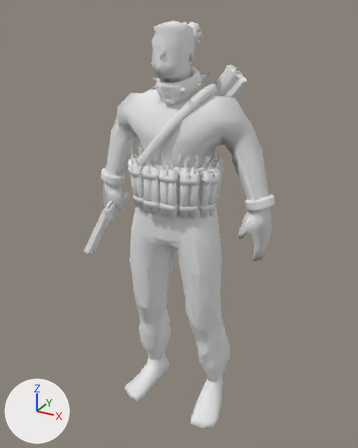
Renders of the OBJ model Datasucker/Assets/Art/npc 2 gang gang.obj from each side of a commit.
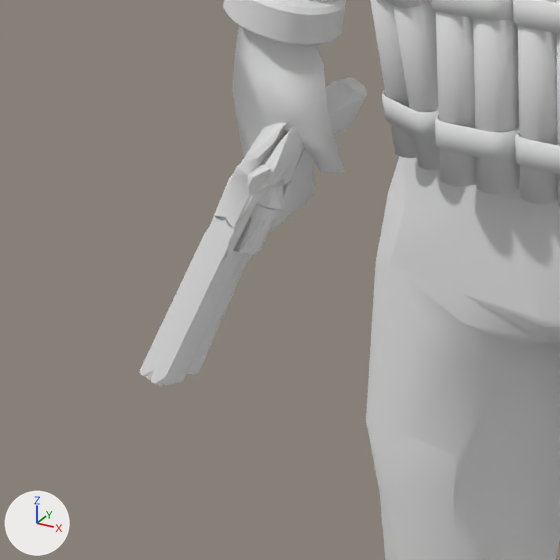
Each version is shown whole from a 50 mm camera at (85.0, -58.6, 62.1) aimed at (51.6, 2.2, 31.7), then close up on the part from 16% to 47% of the width and 39% to 64% of the height. The lights are fixed; the arrows at lower left show +X, +Y and +Z. Where no turn or scale is listed for an object, it has been applied to the vertices.

Names of what the first close-up shows: 'npc 2 gang gang'.
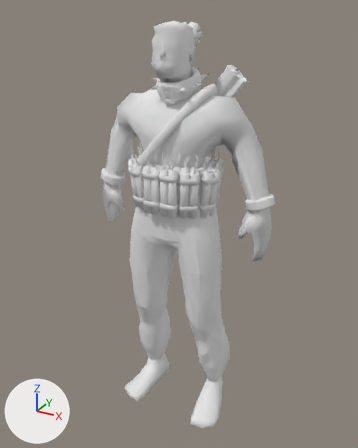
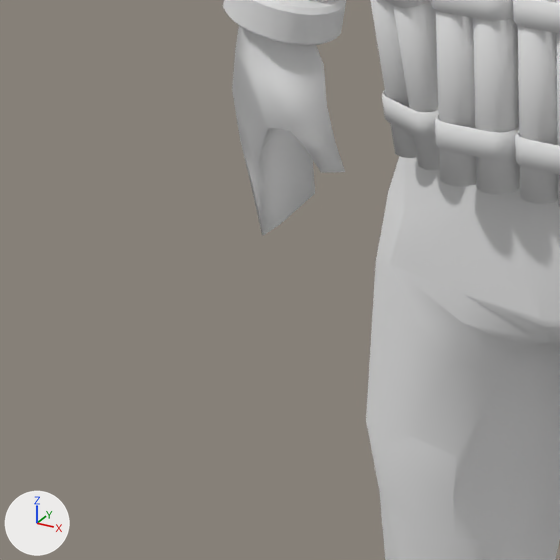
The change in detail:
me_npc_2_gang_gang has 9550 vertices, 11839 faces and spans x 36.6..66.2, y -5.1..7.7, z -0.1..60.4.
me_npc_2_gang_gang is used by ob_npc_2_gang_gang; location (0.0, 0.0, 0.0).
me_npc_2_gang_gang part 1: the loose piece of 367 vertices spanning x 36.6..41.2, y -3.2..4.6, z 25.0..34.4 is deleted.
me_npc_2_gang_gang part 2: the loose piece of 108 vertices spanning x 38.2..40.5, y -1.1..0.9, z 29.6..31.9 is deleted.
me_npc_2_gang_gang part 3: the loose piece of 27 vertices spanning x 39.1..40.6, y -1.5..-0.3, z 30.9..33.1 is deleted.
me_npc_2_gang_gang no longer uses material mat_pasted__pasted__pasted__pasted__dynapickupsg1 (white #e7e7e7).
me_npc_2_gang_gang no longer uses material mat_pasted__pasted__pasted__dynapickupsg (white #e7e7e7).
me_npc_2_gang_gang no longer uses material mat_dynapickupsg (white #e7e7e7).
me_npc_2_gang_gang no longer uses material mat_pasted__dynapickupsg (white #e7e7e7).
me_npc_2_gang_gang no longer uses material mat_pasted__dynapickupsg1 (white #e7e7e7).
me_npc_2_gang_gang no longer uses material mat_pasted__pasted__dynapickupsg1 (white #e7e7e7).
me_npc_2_gang_gang no longer uses material mat_pasted__pasted__dynapickupsg (white #e7e7e7).
me_npc_2_gang_gang no longer uses material mat_pasted__pasted__pasted__dynapickupsg2 (white #e7e7e7).
me_npc_2_gang_gang no longer uses material mat_pasted__pasted__pasted__pasted__pasted__dynapickupsg2 (white #e7e7e7).
me_npc_2_gang_gang no longer uses material mat_pasted__pasted__pasted__pasted__dynapickupsg (white #e7e7e7).
me_npc_2_gang_gang no longer uses material mat_pasted__pasted__pasted__dynapickupsg1 (white #e7e7e7).

What differs and where, as boxes [x1, y1, x2, y2] in the close-ups (560 x 560 px):
'npc 2 gang gang', reshaped
    before: [140, 0, 560, 560]
    after: [223, 0, 560, 560]
part 1 of me_npc_2_gang_gang, deleted
    before: [140, 78, 367, 386]
part 2 of me_npc_2_gang_gang, deleted
    before: [234, 204, 281, 255]
part 3 of me_npc_2_gang_gang, deleted
    before: [214, 156, 270, 229]
